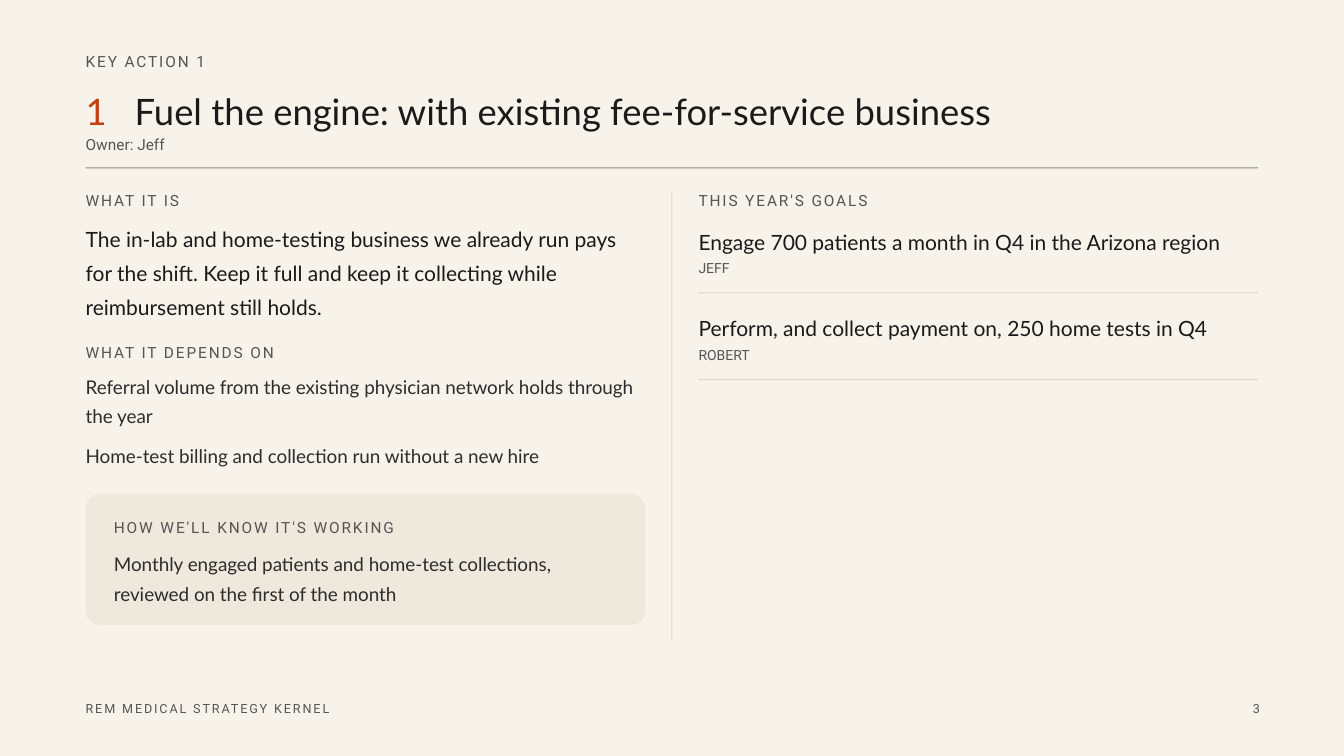
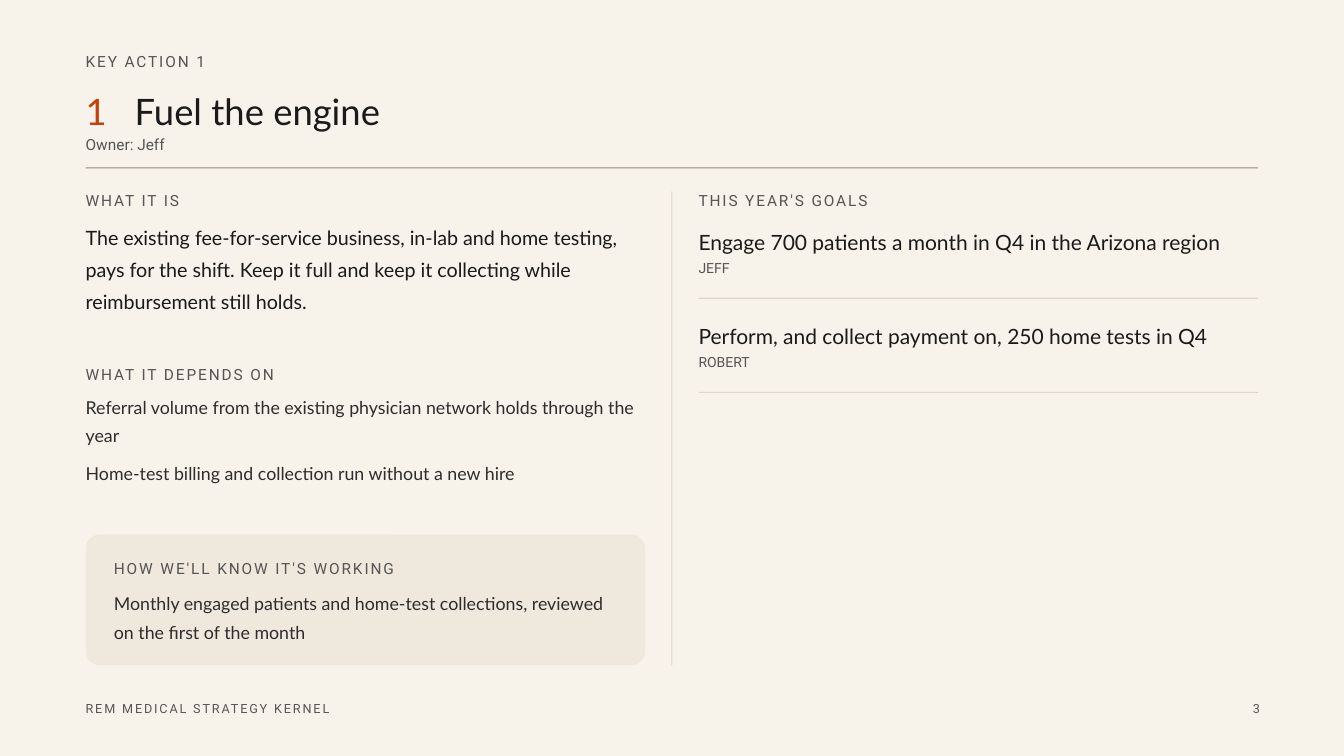
Before and after one commit to bigchewy/aligned_cc_skills, a slide deck: slide 3 of frameworks/kernel-of-good-strategy/example-strategy-kernel.pptx. Drawn at 1344x756 pixels with LibreOffice and Linux fonts; fonts in the diff are those of the drawing. Boxes give left, top, right and bottom in pixels: in the first picture for what was removed or moved away, otherwise in the second. Text is boxed around its words. In the diff, an @@ line names an element or a change of style, - is before the commit and + after.

```diff
--- a/frameworks/kernel-of-good-strategy/example-strategy-kernel.pptx
+++ b/frameworks/kernel-of-good-strategy/example-strategy-kernel.pptx
@@ text at box(86, 98, 380, 132): text changed @@
-1 Fuel the engine: with existing fee-for-service business
+1 Fuel the engine
@@ rectangle: place and size @@
-rectangle at box(671, 192, 673, 640)
+rectangle at box(671, 192, 673, 665)
@@ text at box(86, 230, 618, 309): text changed; size 15 to 14.1 pt @@
-The in-lab and home-testing business we already run pays for the shift. Keep it full and keep it collecting while reimbursement still holds.
+The existing fee-for-service business, in-lab and home testing, pays for the shift. Keep it full and keep it collecting while reimbursement still holds.
@@ rectangle: place and size @@
-rectangle at box(699, 292, 1258, 293)
+rectangle at box(699, 297, 1258, 298)
@@ text "Perform, and collect payment on, ...": place and size @@
-text "Perform, and collect payment on, ..." at box(699, 320, 1207, 360)
+text "Perform, and collect payment on, ..." at box(699, 328, 1207, 367)
@@ text "WHAT IT DEPENDS ON": place and size @@
-text "WHAT IT DEPENDS ON" at box(86, 343, 645, 361)
+text "WHAT IT DEPENDS ON" at box(86, 365, 645, 383)
@@ text "Referral volume from the existing ...": place and size @@
-text "Referral volume from the existing ..." at box(86, 380, 633, 467)
+text "Referral volume from the existing ..." at box(86, 401, 634, 483)
@@ text "Referral volume from the existing ..." at box(86, 401, 634, 483): size 13.5 to 12.7 pt @@
@@ rectangle: place and size @@
-rectangle at box(699, 379, 1258, 380)
+rectangle at box(699, 392, 1258, 393)
@@ rounded rectangle: place and size @@
-rounded rectangle at box(86, 494, 645, 625)
+rounded rectangle at box(86, 534, 645, 665)
@@ text "HOW WE'LL KNOW IT'S WORKING": place and size @@
-text "HOW WE'LL KNOW IT'S WORKING" at box(114, 521, 394, 533)
+text "HOW WE'LL KNOW IT'S WORKING" at box(114, 562, 394, 574)
@@ text "Monthly engaged patients and home-test ..." at box(114, 597, 603, 639): size 13.5 to 12.7 pt @@
@@ text "Monthly engaged patients and home-test ...": place and size @@
-text "Monthly engaged patients and home-test ..." at box(114, 557, 551, 601)
+text "Monthly engaged patients and home-test ..." at box(114, 597, 603, 639)
```
Also in this commit, not shown: 6 other slides changed, 7 other files.
